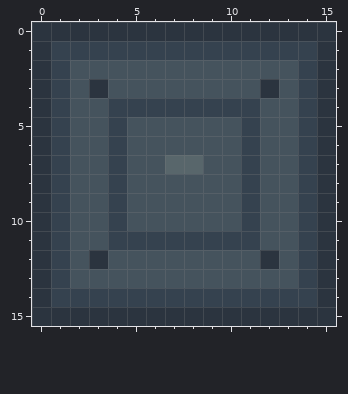
Pixel-art file, stored at src/main/art/machines/block/ctm/panelside/base.aseprite. Above is the file before it was changed.
16x16 pixels, 1 frame. Colours within 5 levels of each other are drawn and written as one.
After:
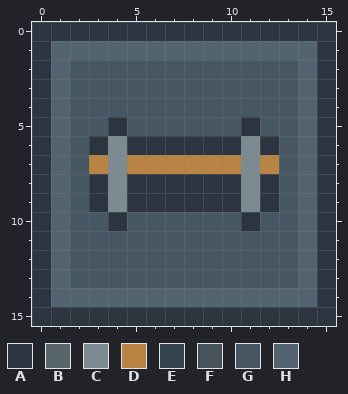
Palette (. is transparent): A #2b343f  B #58666b  C #7b8b91  D #b98343  E #35424f  F #45535d  G #465663  H #536471
Changes in this commit:
layer "Casing and perimeter" added
layer "Recessed channel and clips" added
layer "Material" removed
layer "Seams and recesses" removed
layer "Hardware and tone variation" removed
--- layers "Recessed channel and clips", "Casing and perimeter"
@@ x 0..15 @@
  0 AAAAAAAAAAAAAAAA
- 1 AEEEEEEEEEEEEEEA
- 2 AEFFFFFFFFFFFFEA
- 3 AEFAFFFFFFFFAFEA
- 4 AEFFEEEEEEEEFFEA
- 5 AEFFEFFFFFFEFFEA
- 6 AEFFEFFFFFFEFFEA
- 7 AEFFEFFBBFFEFFEA
- 8 AEFFEFFFFFFEFFEA
- 9 AEFFEFFFFFFEFFEA
-10 AEFFEFFFFFFEFFEA
-11 AEFFEEEEEEEEFFEA
-12 AEFAFFFFFFFFAFEA
-13 AEFFFFFFFFFFFFEA
-14 AEEEEEEEEEEEEEEA
+ 1 AHHHHHHHHHHHHHHA
+ 2 AHGGGGGGGGGGGGHA
+ 3 AHGGGGGGGGGGGGHA
+ 4 AHGGGGGGGGGGGGHA
+ 5 AHGGAGGGGGGAGGHA
+ 6 AHGACAAAAAACAGHA
+ 7 AHGDCDDDDDDCDGHA
+ 8 AHGACAAAAAACAGHA
+ 9 AHGACAAAAAACAGHA
+10 AHGGAGGGGGGAGGHA
+11 AHGGGGGGGGGGGGHA
+12 AHGGGGGGGGGGGGHA
+13 AHGGGGGGGGGGGGHA
+14 AHHHHHHHHHHHHHHA
 15 AAAAAAAAAAAAAAAA
Boxes around the changes in both pictures, in picture pixels (x1, y1, x2, y2):
changed: (51, 41, 317, 307)
